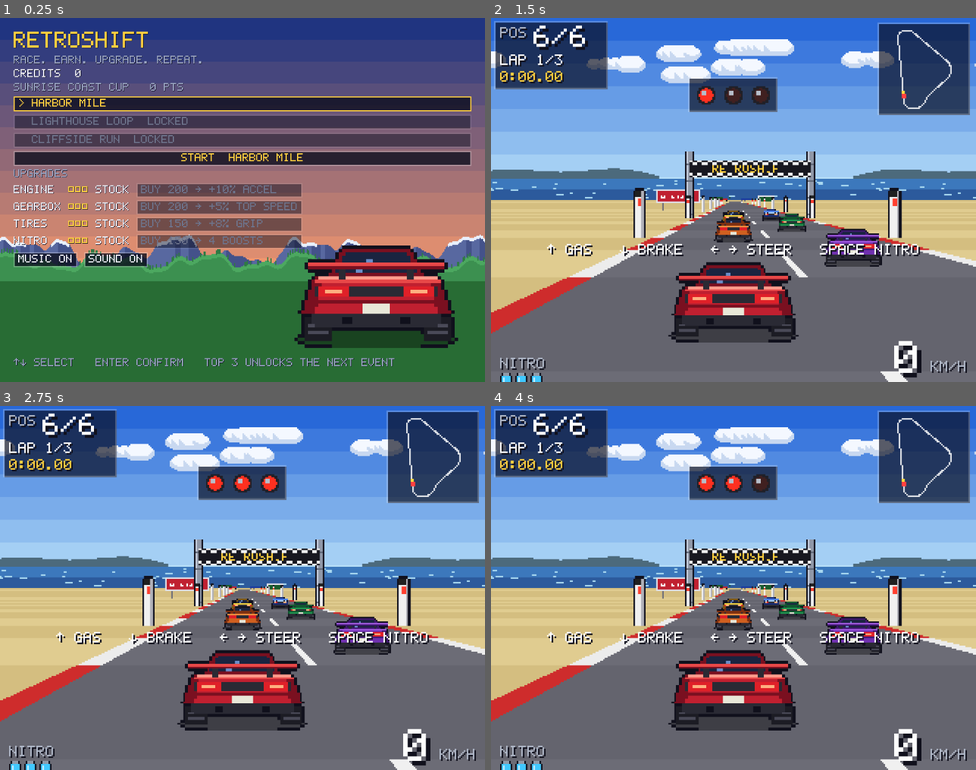
Above: before the commit, frames 1-4 (two rows, left to right).
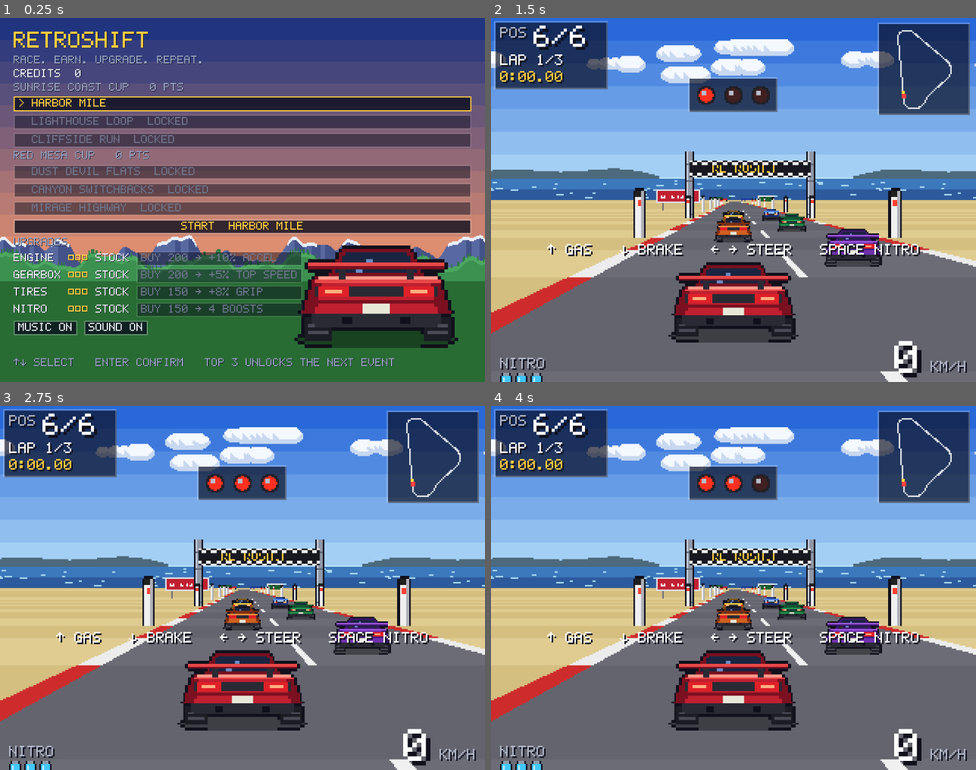
Above: after the commit, the same moments.

Repository: tendant/retro-shift
Game: Godot game, scene res://scenes/garage.tscn
The game is run twice, just before and just after one commit, with the same random seed, the same clock (stepped at 60 frames per second) and the same inputs. Sound files missing from this copy of the repository are replaced by a short silence.
Inputs (mouse positions are in pixels of both pictures, inside the frame that each line leads up to):
- Up to frame 1 (0.25 s): no input
- Up to frame 2 (1.5 s): click "START HARBOR MILE" at 0.5 s; tap Enter (ui_accept) at 1.25 s; move the mouse to (840, 181) at 1.27 s; hold Right (steer_right) from 1.28 s (still down); tap Space (nitro) at 1.35 s; click (840, 181) at 1.42 s
- Up to frame 3 (2.75 s): tap Enter (ui_accept) at 1.52, 2 s; release Right (steer_right) at 2 s; drag from (145, 606) to (218, 660) at 2.02 s
- Up to frame 4 (4 s): tap R (restart) at 2.75 s; move the mouse to (782, 507) at 2.77 s; hold Right (steer_right) 2.78-3.5 s; hold Up (throttle) 2.78-3.5 s; tap Space (nitro) at 3.05 s; drag from (709, 660) to (588, 533) at 3.52 s

The runs differ from the first frame. In frame 1, 24% of the frame differs, in the area x 2-98%, y 36-88%; in frame 2, 0.1%; in frame 3, 0.1%; in frame 4, 0.1%.

Commit message:
Cup 2 - Red Mesa: three desert tracks, desert art, cup chain
- Dust Devil Flats (2.6 km): two 700 m straights joined by hairpins
  (R 40/45 m), a kink and a chicane
- Canyon Switchbacks (2.1 km): narrow 4.5 m road climbing 45 m through
  linked hairpins, then a fast descent
- Mirage Highway (3.1 km): rolling dips and crests on a near-straight,
  with a curve hidden behind the third crest
- Events at tier x1.4, AI skill 0.86-0.95; trophy bonuses 420/700/1120
- Any Sunrise Coast trophy now unlocks Dust Devil Flats
- New original art: tall and barrel cacti, sandstone boulders, a mesa
  horizon strip; "desert" roadside theme; desert palettes
- Cup resource test covers every cup and the chain between cups

Balance (simulated): Cup 2 needs upgrades - a 0.85 driver goes from
6th stock to 2nd with typical post-Cup-1 upgrades.

Co-Authored-By: Claude Opus 5.5 <noreply@anthropic.com>

Diff:
--- /dev/null
+++ b/resources/cups/red_mesa.tres
@@ -0,0 +1,17 @@
+[gd_resource type="Resource" script_class="CupDefinition" format=3]
+
+[ext_resource type="Script" path="res://scripts/progression/cup_definition.gd" id="1_cup"]
+[ext_resource type="Script" path="res://scripts/progression/event_definition.gd" id="5_event_script"]
+[ext_resource type="Resource" path="res://resources/events/dust_devil_flats.tres" id="2_e1"]
+[ext_resource type="Resource" path="res://resources/events/canyon_switchbacks.tres" id="3_e2"]
+[ext_resource type="Resource" path="res://resources/events/mirage_highway.tres" id="4_e3"]
+
+[resource]
+script = ExtResource("1_cup")
+id = &"red_mesa"
+display_name = "Red Mesa Cup"
+events = Array[ExtResource("5_event_script")]([ExtResource("2_e1"), ExtResource("3_e2"), ExtResource("4_e3")])
+trophy_bonus = Array[int]([420, 700, 1120])
+silver_points = 18
+gold_points = 26
+unlocks = &""
--- a/resources/cups/sunrise_coast.tres
+++ b/resources/cups/sunrise_coast.tres
@@ -14,4 +14,4 @@
 trophy_bonus = Array[int]([300, 500, 800])
 silver_points = 18
 gold_points = 26
-unlocks = &""
+unlocks = &"dust_devil_flats"
--- /dev/null
+++ b/resources/events/canyon_switchbacks.tres
@@ -0,0 +1,17 @@
+[gd_resource type="Resource" script_class="EventDefinition" format=3]
+
+[ext_resource type="Script" path="res://scripts/progression/event_definition.gd" id="1_event"]
+[ext_resource type="Resource" path="res://resources/tracks/canyon_switchbacks.tres" id="2_track"]
+
+[resource]
+script = ExtResource("1_event")
+id = &"canyon_switchbacks"
+display_name = "Canyon Switchbacks"
+track = ExtResource("2_track")
+laps = 3
+opponents = 5
+skill_min = 0.88
+skill_max = 0.94
+rubber_band_strength = 1.0
+reward_mult = 1.4
+unlocks = &"mirage_highway"
--- /dev/null
+++ b/resources/events/dust_devil_flats.tres
@@ -0,0 +1,17 @@
+[gd_resource type="Resource" script_class="EventDefinition" format=3]
+
+[ext_resource type="Script" path="res://scripts/progression/event_definition.gd" id="1_event"]
+[ext_resource type="Resource" path="res://resources/tracks/dust_devil_flats.tres" id="2_track"]
+
+[resource]
+script = ExtResource("1_event")
+id = &"dust_devil_flats"
+display_name = "Dust Devil Flats"
+track = ExtResource("2_track")
+laps = 3
+opponents = 5
+skill_min = 0.86
+skill_max = 0.92
+rubber_band_strength = 1.0
+reward_mult = 1.4
+unlocks = &"canyon_switchbacks"
--- /dev/null
+++ b/resources/events/mirage_highway.tres
@@ -0,0 +1,17 @@
+[gd_resource type="Resource" script_class="EventDefinition" format=3]
+
+[ext_resource type="Script" path="res://scripts/progression/event_definition.gd" id="1_event"]
+[ext_resource type="Resource" path="res://resources/tracks/mirage_highway.tres" id="2_track"]
+
+[resource]
+script = ExtResource("1_event")
+id = &"mirage_highway"
+display_name = "Mirage Highway"
+track = ExtResource("2_track")
+laps = 3
+opponents = 5
+skill_min = 0.89
+skill_max = 0.95
+rubber_band_strength = 1.0
+reward_mult = 1.4
+unlocks = &""
--- /dev/null
+++ b/resources/tracks/canyon_switchbacks.tres
@@ -0,0 +1,102 @@
+[gd_resource type="Resource" script_class="Track" format=3]
+
+[ext_resource type="Script" path="res://scripts/track/track_palette.gd" id="1_yj3lh"]
+[ext_resource type="Script" path="res://scripts/track/track.gd" id="2_nwc0t"]
+[ext_resource type="Script" path="res://scripts/track/track_segment.gd" id="3_w8qc6"]
+
+[sub_resource type="Resource" id="Resource_lj24y"]
+script = ExtResource("1_yj3lh")
+sky_top = Color(0.28235295, 0.39215687, 0.6901961, 1)
+sky_horizon = Color(0.9411765, 0.74509805, 0.54901963, 1)
+far_layer = &"mesas"
+show_hills = false
+grass_light = Color(0.72156864, 0.40784314, 0.2509804, 1)
+grass_dark = Color(0.65882355, 0.36078432, 0.21960784, 1)
+road_light = Color(0.3764706, 0.3529412, 0.36078432, 1)
+road_dark = Color(0.34509805, 0.32156864, 0.3372549, 1)
+rumble_dark = Color(0.9098039, 0.47058824, 0.1254902, 1)
+
+[sub_resource type="Resource" id="Resource_yh1ql"]
+script = ExtResource("3_w8qc6")
+length_m = 300.0
+road_half_width_m = 4.5
+scenery_id = &"posts"
+
+[sub_resource type="Resource" id="Resource_c6vol"]
+script = ExtResource("3_w8qc6")
+length_m = 94.24777960769379
+curvature_rad_per_m = 0.016666666666666666
+elevation_delta_m = 6.0
+road_half_width_m = 4.5
+scenery_id = &"desert"
+
+[sub_resource type="Resource" id="Resource_0hq6k"]
+script = ExtResource("3_w8qc6")
+length_m = 120.0
+elevation_delta_m = 8.0
+road_half_width_m = 4.5
+scenery_id = &"desert"
+
+[sub_resource type="Resource" id="Resource_6w2f5"]
+script = ExtResource("3_w8qc6")
+length_m = 125.66370614359172
+curvature_rad_per_m = -0.025
+elevation_delta_m = 12.0
+road_half_width_m = 4.5
+scenery_id = &"desert"
+
+[sub_resource type="Resource" id="Resource_3e7l5"]
+script = ExtResource("3_w8qc6")
+length_m = 120.0
+elevation_delta_m = 8.0
+road_half_width_m = 4.5
+scenery_id = &"desert"
+
+[sub_resource type="Resource" id="Resource_mmqsq"]
+script = ExtResource("3_w8qc6")
+length_m = 125.66370614359172
+curvature_rad_per_m = 0.025
+elevation_delta_m = 11.0
+road_half_width_m = 4.5
+scenery_id = &"desert"
+
+[sub_resource type="Resource" id="Resource_oscdh"]
+script = ExtResource("3_w8qc6")
+length_m = 150.0
+road_half_width_m = 4.5
+scenery_id = &"desert"
+
+[sub_resource type="Resource" id="Resource_xi1ib"]
+script = ExtResource("3_w8qc6")
+length_m = 300.0
+curvature_rad_per_m = 0.008333333333333333
+elevation_delta_m = -20.0
+road_half_width_m = 4.5
+scenery_id = &"desert"
+
+[sub_resource type="Resource" id="Resource_kvbtd"]
+script = ExtResource("3_w8qc6")
+length_m = 300.0
+elevation_delta_m = -15.0
+road_half_width_m = 4.5
+scenery_id = &"desert"
+
+[sub_resource type="Resource" id="Resource_2dnl0"]
+script = ExtResource("3_w8qc6")
+length_m = 221.23889803846896
+curvature_rad_per_m = 0.01
+elevation_delta_m = -10.0
+road_half_width_m = 4.5
+scenery_id = &"desert"
+
+[sub_resource type="Resource" id="Resource_gdv7g"]
+script = ExtResource("3_w8qc6")
+length_m = 200.0
+road_half_width_m = 4.5
+scenery_id = &"posts"
+
+[resource]
+script = ExtResource("2_nwc0t")
+display_name = "Canyon Switchbacks"
+palette = SubResource("Resource_lj24y")
+segments = Array[ExtResource("3_w8qc6")]([SubResource("Resource_yh1ql"), SubResource("Resource_c6vol"), SubResource("Resource_0hq6k"), SubResource("Resource_6w2f5"), SubResource("Resource_3e7l5"), SubResource("Resource_mmqsq"), SubResource("Resource_oscdh"), SubResource("Resource_xi1ib"), SubResource("Resource_kvbtd"), SubResource("Resource_2dnl0"), SubResource("Resource_gdv7g")])
--- /dev/null
+++ b/resources/tracks/dust_devil_flats.tres
@@ -0,0 +1,91 @@
+[gd_resource type="Resource" script_class="Track" format=3]
+
+[ext_resource type="Script" path="res://scripts/track/track_palette.gd" id="1_caemx"]
+[ext_resource type="Script" path="res://scripts/track/track.gd" id="2_uvk33"]
+[ext_resource type="Script" path="res://scripts/track/track_segment.gd" id="3_xrccb"]
+
+[sub_resource type="Resource" id="Resource_eughs"]
+script = ExtResource("1_caemx")
+sky_top = Color(0.17254902, 0.4392157, 0.8156863, 1)
+sky_horizon = Color(0.9254902, 0.8627451, 0.6901961, 1)
+far_layer = &"mesas"
+show_hills = false
+grass_light = Color(0.84705883, 0.6039216, 0.36078432, 1)
+grass_dark = Color(0.78431374, 0.5411765, 0.3137255, 1)
+road_light = Color(0.3764706, 0.3529412, 0.36078432, 1)
+road_dark = Color(0.34509805, 0.32156864, 0.3372549, 1)
+rumble_dark = Color(0.9098039, 0.47058824, 0.1254902, 1)
+
+[sub_resource type="Resource" id="Resource_xunbl"]
+script = ExtResource("3_xrccb")
+length_m = 700.0
+scenery_id = &"posts"
+
+[sub_resource type="Resource" id="Resource_xfig2"]
+script = ExtResource("3_xrccb")
+length_m = 125.66370614359172
+curvature_rad_per_m = 0.025
+scenery_id = &"desert"
+
+[sub_resource type="Resource" id="Resource_iw1kq"]
+script = ExtResource("3_xrccb")
+length_m = 150.0
+scenery_id = &"desert"
+
+[sub_resource type="Resource" id="Resource_6wn8b"]
+script = ExtResource("3_xrccb")
+length_m = 120.0
+curvature_rad_per_m = -0.006666666666666667
+scenery_id = &"desert"
+
+[sub_resource type="Resource" id="Resource_gyoqv"]
+script = ExtResource("3_xrccb")
+length_m = 120.0
+curvature_rad_per_m = 0.006666666666666667
+scenery_id = &"desert"
+
+[sub_resource type="Resource" id="Resource_aweif"]
+script = ExtResource("3_xrccb")
+length_m = 350.0
+elevation_delta_m = 6.0
+scenery_id = &"posts"
+
+[sub_resource type="Resource" id="Resource_w6fdr"]
+script = ExtResource("3_xrccb")
+length_m = 350.0
+elevation_delta_m = -6.0
+scenery_id = &"posts"
+
+[sub_resource type="Resource" id="Resource_5v30a"]
+script = ExtResource("3_xrccb")
+length_m = 141.3716694115407
+curvature_rad_per_m = 0.022222222222222223
+scenery_id = &"desert"
+
+[sub_resource type="Resource" id="Resource_6ropr"]
+script = ExtResource("3_xrccb")
+length_m = 200.0
+scenery_id = &"desert"
+
+[sub_resource type="Resource" id="Resource_8l5yo"]
+script = ExtResource("3_xrccb")
+length_m = 60.0
+curvature_rad_per_m = -0.016666666666666666
+scenery_id = &"desert"
+
+[sub_resource type="Resource" id="Resource_ytbkc"]
+script = ExtResource("3_xrccb")
+length_m = 60.0
+curvature_rad_per_m = 0.016666666666666666
+scenery_id = &"desert"
+
+[sub_resource type="Resource" id="Resource_88fsc"]
+script = ExtResource("3_xrccb")
+length_m = 200.0
+scenery_id = &"desert"
+
+[resource]
+script = ExtResource("2_uvk33")
+display_name = "Dust Devil Flats"
+palette = SubResource("Resource_eughs")
+segments = Array[ExtResource("3_xrccb")]([SubResource("Resource_xunbl"), SubResource("Resource_xfig2"), SubResource("Resource_iw1kq"), SubResource("Resource_6wn8b"), SubResource("Resource_gyoqv"), SubResource("Resource_aweif"), SubResource("Resource_w6fdr"), SubResource("Resource_5v30a"), SubResource("Resource_6ropr"), SubResource("Resource_8l5yo"), SubResource("Resource_ytbkc"), SubResource("Resource_88fsc")])
--- /dev/null
+++ b/resources/tracks/mirage_highway.tres
@@ -0,0 +1,116 @@
+[gd_resource type="Resource" script_class="Track" format=3]
+
+[ext_resource type="Script" path="res://scripts/track/track_palette.gd" id="1_mtpa4"]
+[ext_resource type="Script" path="res://scripts/track/track.gd" id="2_07kd5"]
+[ext_resource type="Script" path="res://scripts/track/track_segment.gd" id="3_ntul5"]
+
+[sub_resource type="Resource" id="Resource_xppo7"]
+script = ExtResource("1_mtpa4")
+sky_top = Color(0.3764706, 0.54901963, 0.83137256, 1)
+sky_horizon = Color(0.972549, 0.9098039, 0.76862746, 1)
+far_layer = &"mesas"
+show_hills = false
+grass_light = Color(0.89411765, 0.6901961, 0.4392157, 1)
+grass_dark = Color(0.8392157, 0.63529414, 0.39215687, 1)
+road_light = Color(0.3764706, 0.3529412, 0.36078432, 1)
+road_dark = Color(0.34509805, 0.32156864, 0.3372549, 1)
+rumble_dark = Color(0.9098039, 0.47058824, 0.1254902, 1)
+
+[sub_resource type="Resource" id="Resource_6jcge"]
+script = ExtResource("3_ntul5")
+length_m = 400.0
+scenery_id = &"posts"
+
+[sub_resource type="Resource" id="Resource_avrnn"]
+script = ExtResource("3_ntul5")
+length_m = 100.0
+elevation_delta_m = -8.0
+scenery_id = &"desert"
+
+[sub_resource type="Resource" id="Resource_yu3rq"]
+script = ExtResource("3_ntul5")
+length_m = 100.0
+elevation_delta_m = 8.0
+scenery_id = &"desert"
+
+[sub_resource type="Resource" id="Resource_8tn87"]
+script = ExtResource("3_ntul5")
+length_m = 100.0
+elevation_delta_m = 6.0
+scenery_id = &"desert"
+
+[sub_resource type="Resource" id="Resource_ov8cq"]
+script = ExtResource("3_ntul5")
+length_m = 100.0
+elevation_delta_m = -6.0
+scenery_id = &"desert"
+
+[sub_resource type="Resource" id="Resource_dhfpw"]
+script = ExtResource("3_ntul5")
+length_m = 100.0
+elevation_delta_m = -8.0
+scenery_id = &"desert"
+
+[sub_resource type="Resource" id="Resource_x0sx3"]
+script = ExtResource("3_ntul5")
+length_m = 100.0
+elevation_delta_m = 8.0
+scenery_id = &"desert"
+
+[sub_resource type="Resource" id="Resource_0yuis"]
+script = ExtResource("3_ntul5")
+length_m = 100.0
+elevation_delta_m = 7.0
+scenery_id = &"desert"
+
+[sub_resource type="Resource" id="Resource_nokj0"]
+script = ExtResource("3_ntul5")
+length_m = 100.0
+elevation_delta_m = -7.0
+scenery_id = &"desert"
+
+[sub_resource type="Resource" id="Resource_qphbc"]
+script = ExtResource("3_ntul5")
+length_m = 90.0
+elevation_delta_m = 8.0
+scenery_id = &"desert"
+
+[sub_resource type="Resource" id="Resource_5qaqk"]
+script = ExtResource("3_ntul5")
+length_m = 110.0
+curvature_rad_per_m = 0.014285714285714285
+elevation_delta_m = -8.0
+scenery_id = &"desert"
+
+[sub_resource type="Resource" id="Resource_1qjba"]
+script = ExtResource("3_ntul5")
+length_m = 300.0
+scenery_id = &"desert"
+
+[sub_resource type="Resource" id="Resource_qle5t"]
+script = ExtResource("3_ntul5")
+length_m = 400.0
+curvature_rad_per_m = 0.005
+scenery_id = &"desert"
+
+[sub_resource type="Resource" id="Resource_gs3xw"]
+script = ExtResource("3_ntul5")
+length_m = 400.0
+scenery_id = &"posts"
+
+[sub_resource type="Resource" id="Resource_ul028"]
+script = ExtResource("3_ntul5")
+length_m = 406.76351036265226
+curvature_rad_per_m = 0.006666666666666667
+scenery_id = &"desert"
+
+[sub_resource type="Resource" id="Resource_v1l30"]
+script = ExtResource("3_ntul5")
+length_m = 200.0
+scenery_id = &"posts"
+
+[resource]
+script = ExtResource("2_07kd5")
+display_name = "Mirage Highway"
+palette = SubResource("Resource_xppo7")
+segments = Array[ExtResource("3_ntul5")]([SubResource("Resource_6jcge"), SubResource("Resource_avrnn"), SubResource("Resource_yu3rq"), SubResource("Resource_8tn87"), SubResource("Resource_ov8cq"), SubResource("Resource_dhfpw"), SubResource("Resource_x0sx3"), SubResource("Resource_0yuis"), SubResource("Resource_nokj0"), SubResource("Resource_qphbc"), SubResource("Resource_5qaqk"), SubResource("Resource_1qjba"), SubResource("Resource_qle5t"), SubResource("Resource_gs3xw"), SubResource("Resource_ul028"), SubResource("Resource_v1l30")])
--- a/scripts/core/game.gd
+++ b/scripts/core/game.gd
@@ -4,7 +4,7 @@
 
 const GARAGE_SCENE := "res://scenes/garage.tscn"
 const RACE_SCENE := "res://scenes/race.tscn"
-const CUP_PATHS := ["res://resources/cups/sunrise_coast.tres"]
+const CUP_PATHS := ["res://resources/cups/sunrise_coast.tres", "res://resources/cups/red_mesa.tres"]
 ## Flags that skip the garage and drop straight into a free race.
 const DEV_RACE_FLAGS := ["--track=", "--opponents=", "--autodrive"]
 ## Imported with integer-only scaling so pixels stay square.
--- a/scripts/rendering/road_renderer.gd
+++ b/scripts/rendering/road_renderer.gd
@@ -12,6 +12,7 @@
 const FAR_LAYERS := {
 	&"mountains": SpriteAtlas.BG_MOUNTAINS,
 	&"sea": SpriteAtlas.BG_SEA,
+	&"mesas": SpriteAtlas.BG_MESAS,
 }
 const FLAME := [Color8(255, 236, 140), Color8(255, 150, 40), Color8(120, 200, 255)]
 const DEBUG := Color8(255, 240, 0)
@@ -24,6 +25,9 @@
 const RUMBLE_WIDTH_FRAC := 0.12
 const TREE_KINDS := [&"pine_a", &"pine_a", &"pine_b", &"pine_b", &"pine_a", &"bush", &"bush", &"rock"]
 const PALM_KINDS := [&"palm_a", &"palm_b", &"palm_a", &"palm_b", &"bush", &"rock"]
+const DESERT_KINDS := [&"cactus_a", &"cactus_b", &"cactus_barrel", &"sandstone", &"cactus_barrel", &"sandstone"]
+## Roadside dressing sprites by segment scenery theme.
+const SCENERY_THEMES := {&"trees": TREE_KINDS, &"palms": PALM_KINDS, &"desert": DESERT_KINDS}
 const BILLBOARDS := [&"billboard_retroshift", &"billboard_nitro", &"billboard_upgrade"]
 ## Chevron signs mark curves at least this tight.
 const CHEVRON_MIN_CURVATURE := 1.0 / 130.0
@@ -239,8 +243,8 @@
 		var h := _hash(n)
 		var side := 1.0 if posmod(n, 2) == 0 else -1.0
 		match seg.scenery_id:
-			&"trees", &"palms":
-				var kinds: Array = TREE_KINDS if seg.scenery_id == &"trees" else PALM_KINDS
+			&"trees", &"palms", &"desert":
+				var kinds: Array = SCENERY_THEMES[seg.scenery_id]
 				var kind: StringName = kinds[h % kinds.size()]
 				var lateral := side * (rumble + 3.0 + float(h % 7))
 				_draw_scenery(kind, p.project_on_road(s, lateral))
--- a/scripts/rendering/sprite_atlas.gd
+++ b/scripts/rendering/sprite_atlas.gd
@@ -9,6 +9,7 @@
 const BG_MOUNTAINS := preload("res://assets/sprites/bg_mountains.png")
 const BG_HILLS := preload("res://assets/sprites/bg_hills.png")
 const BG_SEA := preload("res://assets/sprites/bg_sea.png")
+const BG_MESAS := preload("res://assets/sprites/bg_mesas.png")
 
 const CAR_SIZE := Vector2(48, 30)
 const CAR_COLORS := 7
@@ -21,15 +22,19 @@
 	&"bush": Rect2(66, 0, 24, 14),
 	&"palm_a": Rect2(91, 0, 40, 64),
 	&"palm_b": Rect2(132, 0, 40, 64),
-	&"rock": Rect2(173, 0, 20, 12),
-	&"post": Rect2(194, 0, 6, 24),
-	&"chevron_right": Rect2(201, 0, 18, 24),
-	&"chevron_left": Rect2(220, 0, 18, 24),
-	&"gantry_pillar": Rect2(239, 0, 8, 64),
-	&"gantry_banner": Rect2(0, 65, 96, 16),
-	&"billboard_retroshift": Rect2(97, 65, 74, 36),
-	&"billboard_nitro": Rect2(172, 65, 64, 36),
-	&"billboard_upgrade": Rect2(0, 102, 64, 36),
+	&"cactus_a": Rect2(173, 0, 28, 56),
+	&"cactus_b": Rect2(202, 0, 28, 56),
+	&"cactus_barrel": Rect2(231, 0, 16, 16),
+	&"sandstone": Rect2(0, 65, 28, 16),
+	&"rock": Rect2(29, 65, 20, 12),
+	&"post": Rect2(50, 65, 6, 24),
+	&"chevron_right": Rect2(57, 65, 18, 24),
+	&"chevron_left": Rect2(76, 65, 18, 24),
+	&"gantry_pillar": Rect2(95, 65, 8, 64),
+	&"gantry_banner": Rect2(104, 65, 96, 16),
+	&"billboard_retroshift": Rect2(0, 130, 74, 36),
+	&"billboard_nitro": Rect2(75, 130, 64, 36),
+	&"billboard_upgrade": Rect2(140, 130, 64, 36),
 }
 
 const HUD_RECTS := {
--- a/scripts/track/track_library.gd
+++ b/scripts/track/track_library.gd
@@ -7,6 +7,9 @@
 	&"harbor_mile": "res://resources/tracks/harbor_mile.tres",
 	&"lighthouse_loop": "res://resources/tracks/lighthouse_loop.tres",
 	&"cliffside_run": "res://resources/tracks/cliffside_run.tres",
+	&"dust_devil_flats": "res://resources/tracks/dust_devil_flats.tres",
+	&"canyon_switchbacks": "res://resources/tracks/canyon_switchbacks.tres",
+	&"mirage_highway": "res://resources/tracks/mirage_highway.tres",
 }
 
 
--- a/scripts/track/track_palette.gd
+++ b/scripts/track/track_palette.gd
@@ -5,7 +5,7 @@
 @export_group("Sky")
 @export var sky_top: Color = Color8(48, 88, 192)
 @export var sky_horizon: Color = Color8(168, 204, 244)
-## Far background strip: &"mountains" or &"sea".
+## Far background strip: &"mountains", &"sea" or &"mesas".
 @export var far_layer: StringName = &"mountains"
 @export var show_hills: bool = true
 
--- a/tests/test_progression.gd
+++ b/tests/test_progression.gd
@@ -96,17 +96,26 @@
 	assert_eq(progression.cup_points(cup), 13, "points still count")
 
 
-func test_sunrise_coast_cup_resources() -> void:
-	var cup: CupDefinition = load("res://resources/cups/sunrise_coast.tres")
-	assert_eq(cup.events.size(), 3)
-	assert_eq(cup.events[0].id, PlayerProfile.FIRST_EVENT, "the championship starts here")
-	for i in cup.events.size() - 1:
-		assert_eq(cup.events[i].unlocks, cup.events[i + 1].id, "top 3 unlocks the next event")
-	for i in range(1, cup.events.size()):
-		assert_gte(cup.events[i].skill_max, cup.events[i - 1].skill_max, "AI gets no easier")
-	for event in cup.events:
-		var track: Track = event.track.duplicate()
-		assert_eq(track.build(), PackedStringArray(), String(event.id))
-		assert_almost_eq(track.net_heading_rad, TAU, 1e-6, "%s is a full loop" % event.id)
-		assert_almost_eq(track.net_elevation_m, 0.0, 1e-6, "%s ends where it starts" % event.id)
-		assert_not_null(track.palette, "%s has its own look" % event.id)
+func test_cup_resources() -> void:
+	var cups := Game.cups
+	assert_gte(cups.size(), 2)
+	assert_eq(cups[0].events[0].id, PlayerProfile.FIRST_EVENT, "the championship starts here")
+	var previous_skill := 0.0
+	for c in cups.size():
+		var cup := cups[c]
+		assert_eq(cup.events.size(), 3, String(cup.id))
+		for i in cup.events.size() - 1:
+			assert_eq(cup.events[i].unlocks, cup.events[i + 1].id, "top 3 unlocks the next event")
+		assert_eq(cup.events[-1].unlocks, &"", "the cup trophy, not the last race, opens the next cup")
+		var next_first: StringName = cups[c + 1].events[0].id if c + 1 < cups.size() else &""
+		assert_eq(cup.unlocks, next_first, "%s unlocks the next cup" % cup.id)
+		for event in cup.events:
+			assert_gte(event.skill_max, previous_skill, "%s: AI gets no easier" % event.id)
+			previous_skill = event.skill_max
+			var track: Track = event.track.duplicate()
+			assert_eq(track.build(), PackedStringArray(), String(event.id))
+			assert_almost_eq(track.net_heading_rad, TAU, 1e-6, "%s is a full loop" % event.id)
+			assert_almost_eq(track.net_elevation_m, 0.0, 1e-6, "%s ends where it starts" % event.id)
+			assert_not_null(track.palette, "%s has its own look" % event.id)
+		if c > 0:
+			assert_gt(cup.events[0].reward_mult, cups[c - 1].events[0].reward_mult, "later cups pay more")
Binary file added: assets/sprites/bg_mesas.png
Not shown, added: assets/sprites/bg_mesas.png.import
Binary file changed: assets/sprites/scenery.png
